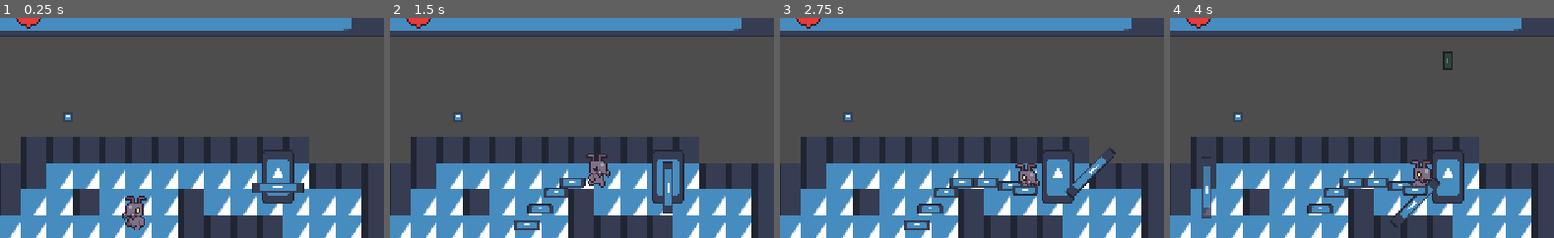
Above: before the commit, frames 1-4 (left to right).
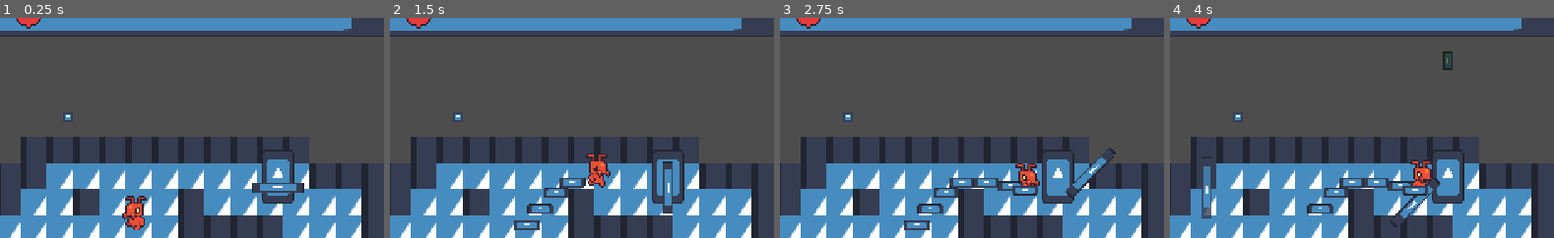
Above: after the commit, the same moments.

Repository: kikis05/SquirrelGame
Game: Godot game, scene res://scenes/main.tscn
Same seed, same stepped clock (60 frames per second), same inputs: the game is played once before the commit and once after it. The engine's default icon, where the game draws it, is replaced by a stand-in: a white triangle on a blue panel in a dark square.
Inputs:
- Up to frame 1 (0.25 s): no input
- Up to frame 2 (1.5 s): hold Right (attack_right) 0.53-1.28 s; hold E (attack_toggle) 0.53-1.28 s; hold Down (attack_down) from 1.28 s (still down); tap E (attack_toggle) at 1.35 s
- Up to frame 3 (2.75 s): release Down (attack_down) at 2.03 s; hold Right (attack_right) from 2.03 s (still down); hold E (attack_toggle) from 2.03 s (still down)
- Up to frame 4 (4 s): release Right (attack_right) at 2.78 s; release E (attack_toggle) at 2.78 s; hold Up (attack_up) 2.78-3.53 s; tap E (attack_toggle) at 2.85 s; hold Left (attack_left) from 3.53 s (still down); hold E (attack_toggle) from 3.53 s (still down)
The pictures show only the part of the screen within x 15-65%, y 8-58%; the shares and areas given below are measured in that part.

The runs differ from the first frame. In frame 1, 0.4% of the frame differs, in the area x 32-38%, y 81-97%; in frame 2, 0.4%; in frame 3, 0.2%; in frame 4, 0.3%.

Commit message:
Fire Ant Sprites
Updated the fire ant sprites so that they were the correct color scheme. Note, fire animations not yet made or put in

Diff:
--- a/entities/enemies/fire_ant_enemy/fire_ant_enemy.tscn
+++ b/entities/enemies/fire_ant_enemy/fire_ant_enemy.tscn
@@ -1,7 +1,7 @@
 [gd_scene load_steps=32 format=3 uid="uid://xhg08ovbav64"]
 
 [ext_resource type="Script" uid="uid://bl6citutyyxma" path="res://entities/enemies/fire_ant_enemy/fire_ant_enemy.gd" id="1_7op1r"]
-[ext_resource type="Texture2D" uid="uid://bjaponm0sgvs8" path="res://assets/enemies/ant_anims1.png" id="2_mrx07"]
+[ext_resource type="Texture2D" uid="uid://i5ijd7a87ocv" path="res://assets/enemies/fireant_anims1.png" id="3_kb1c2"]
 [ext_resource type="Script" uid="uid://drc32dbyt45eh" path="res://entities/enemies/states/state_machine.gd" id="3_wr85i"]
 [ext_resource type="Script" uid="uid://8jg436ppnko" path="res://entities/enemies/states/idle_state.gd" id="4_kb1c2"]
 [ext_resource type="Script" uid="uid://7spdl75ena5l" path="res://entities/enemies/states/chase_state.gd" id="5_vn3v8"]
@@ -10,89 +10,89 @@
 [ext_resource type="Script" uid="uid://c7yfvis6uphlt" path="res://entities/enemies/states/death_state.gd" id="8_m7ttj"]
 [ext_resource type="PackedScene" uid="uid://bgdruxs8r68ud" path="res://entities/enemies/fire_ant_enemy/fire_trail.tscn" id="9_wr85i"]
 
-[sub_resource type="AtlasTexture" id="AtlasTexture_th8so"]
-atlas = ExtResource("2_mrx07")
+[sub_resource type="AtlasTexture" id="AtlasTexture_vn3v8"]
+atlas = ExtResource("3_kb1c2")
 region = Rect2(0, 0, 32, 32)
 
-[sub_resource type="AtlasTexture" id="AtlasTexture_l0j67"]
-atlas = ExtResource("2_mrx07")
+[sub_resource type="AtlasTexture" id="AtlasTexture_8xb6b"]
+atlas = ExtResource("3_kb1c2")
 region = Rect2(32, 0, 32, 32)
 
-[sub_resource type="AtlasTexture" id="AtlasTexture_vswb1"]
-atlas = ExtResource("2_mrx07")
+[sub_resource type="AtlasTexture" id="AtlasTexture_dovda"]
+atlas = ExtResource("3_kb1c2")
 region = Rect2(64, 0, 32, 32)
 
-[sub_resource type="AtlasTexture" id="AtlasTexture_hg2q1"]
-atlas = ExtResource("2_mrx07")
+[sub_resource type="AtlasTexture" id="AtlasTexture_m7ttj"]
+atlas = ExtResource("3_kb1c2")
 region = Rect2(0, 32, 32, 32)
 
-[sub_resource type="AtlasTexture" id="AtlasTexture_nq56i"]
-atlas = ExtResource("2_mrx07")
+[sub_resource type="AtlasTexture" id="AtlasTexture_x8j2c"]
+atlas = ExtResource("3_kb1c2")
 region = Rect2(32, 32, 32, 32)
 
-[sub_resource type="AtlasTexture" id="AtlasTexture_it3go"]
-atlas = ExtResource("2_mrx07")
+[sub_resource type="AtlasTexture" id="AtlasTexture_clvme"]
+atlas = ExtResource("3_kb1c2")
 region = Rect2(64, 32, 32, 32)
 
-[sub_resource type="AtlasTexture" id="AtlasTexture_t8cdq"]
-atlas = ExtResource("2_mrx07")
+[sub_resource type="AtlasTexture" id="AtlasTexture_e2370"]
+atlas = ExtResource("3_kb1c2")
 region = Rect2(96, 32, 32, 32)
 
-[sub_resource type="AtlasTexture" id="AtlasTexture_lo61s"]
-atlas = ExtResource("2_mrx07")
+[sub_resource type="AtlasTexture" id="AtlasTexture_rptcq"]
+atlas = ExtResource("3_kb1c2")
 region = Rect2(0, 128, 32, 32)
 
-[sub_resource type="AtlasTexture" id="AtlasTexture_h5bie"]
-atlas = ExtResource("2_mrx07")
+[sub_resource type="AtlasTexture" id="AtlasTexture_x2pe1"]
+atlas = ExtResource("3_kb1c2")
 region = Rect2(32, 128, 32, 32)
 
-[sub_resource type="AtlasTexture" id="AtlasTexture_w5o0l"]
-atlas = ExtResource("2_mrx07")
+[sub_resource type="AtlasTexture" id="AtlasTexture_lkxsh"]
+atlas = ExtResource("3_kb1c2")
 region = Rect2(64, 128, 32, 32)
 
-[sub_resource type="AtlasTexture" id="AtlasTexture_ypuhm"]
-atlas = ExtResource("2_mrx07")
+[sub_resource type="AtlasTexture" id="AtlasTexture_asgww"]
+atlas = ExtResource("3_kb1c2")
 region = Rect2(96, 128, 32, 32)
 
-[sub_resource type="AtlasTexture" id="AtlasTexture_33y1n"]
-atlas = ExtResource("2_mrx07")
+[sub_resource type="AtlasTexture" id="AtlasTexture_wr85i"]
+atlas = ExtResource("3_kb1c2")
 region = Rect2(0, 64, 32, 32)
 
-[sub_resource type="AtlasTexture" id="AtlasTexture_n2dbg"]
-atlas = ExtResource("2_mrx07")
+[sub_resource type="AtlasTexture" id="AtlasTexture_kb1c2"]
+atlas = ExtResource("3_kb1c2")
 region = Rect2(32, 64, 32, 32)
 
-[sub_resource type="AtlasTexture" id="AtlasTexture_cwlau"]
-atlas = ExtResource("2_mrx07")
+[sub_resource type="AtlasTexture" id="AtlasTexture_2g5di"]
+atlas = ExtResource("3_kb1c2")
 region = Rect2(64, 64, 32, 32)
 
-[sub_resource type="AtlasTexture" id="AtlasTexture_8geyk"]
-atlas = ExtResource("2_mrx07")
+[sub_resource type="AtlasTexture" id="AtlasTexture_p58ca"]
+atlas = ExtResource("3_kb1c2")
 region = Rect2(96, 64, 32, 32)
 
-[sub_resource type="AtlasTexture" id="AtlasTexture_uerhd"]
-atlas = ExtResource("2_mrx07")
+[sub_resource type="AtlasTexture" id="AtlasTexture_r3q5u"]
+atlas = ExtResource("3_kb1c2")
 region = Rect2(0, 96, 32, 32)
 
-[sub_resource type="AtlasTexture" id="AtlasTexture_v46lh"]
-atlas = ExtResource("2_mrx07")
+[sub_resource type="AtlasTexture" id="AtlasTexture_d00px"]
+atlas = ExtResource("3_kb1c2")
 region = Rect2(32, 96, 32, 32)
 
-[sub_resource type="AtlasTexture" id="AtlasTexture_wec8x"]
-atlas = ExtResource("2_mrx07")
+[sub_resource type="AtlasTexture" id="AtlasTexture_pry03"]
+atlas = ExtResource("3_kb1c2")
 region = Rect2(64, 96, 32, 32)
 
 [sub_resource type="SpriteFrames" id="SpriteFrames_x8j2c"]
 animations = [{
 "frames": [{
 "duration": 1.0,
-"texture": SubResource("AtlasTexture_th8so")
-}, {
-"duration": 1.0,
-"texture": SubResource("AtlasTexture_l0j67")
-}, {
-"duration": 1.0,
-"texture": SubResource("AtlasTexture_vswb1")
+"texture": SubResource("AtlasTexture_vn3v8")
+}, {
+"duration": 1.0,
+"texture": SubResource("AtlasTexture_8xb6b")
+}, {
+"duration": 1.0,
+"texture": SubResource("AtlasTexture_dovda")
 }],
 "loop": false,
 "name": &"attack",
@@ -193,7 +193,7 @@
 [node name="AnimatedSprite2D" type="AnimatedSprite2D" parent="."]
 position = Vector2(0, -16)
 sprite_frames = SubResource("SpriteFrames_x8j2c")
-animation = &"chase"
+animation = &"attack"
 autoplay = "chase"
 
 [node name="NavigationAgent2D" type="NavigationAgent2D" parent="."]
Binary file added: assets/enemies/fireant_anims1.png
Not shown, added: assets/enemies/fireant_anims1.png.import
Not shown: 4 places in entities/enemies/fire_ant_enemy/fire_ant_enemy.tscn that only renumber resources
